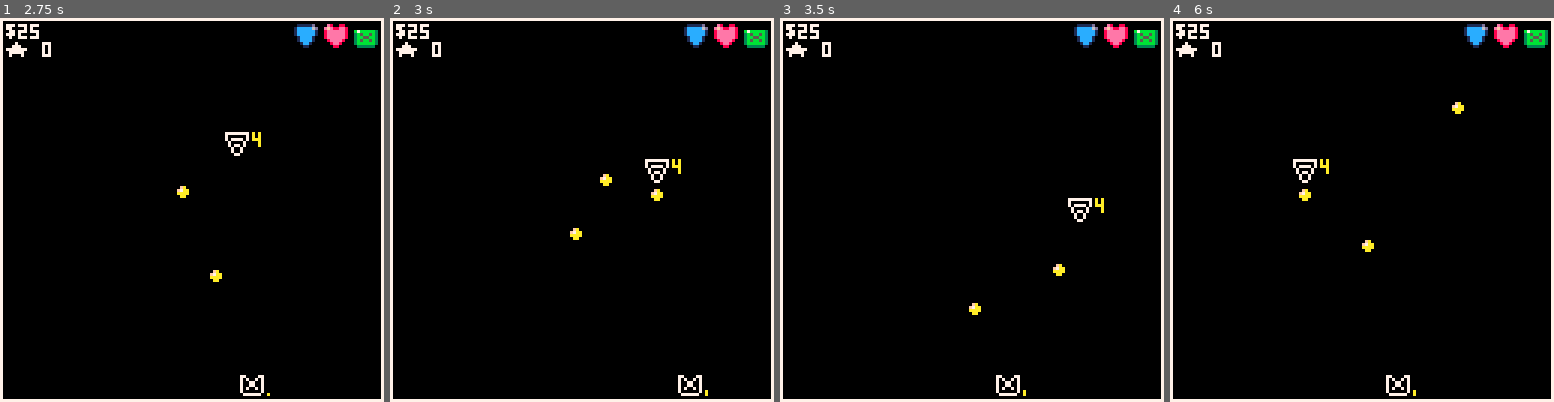
Above: before the commit, frames 1-4 (left to right).
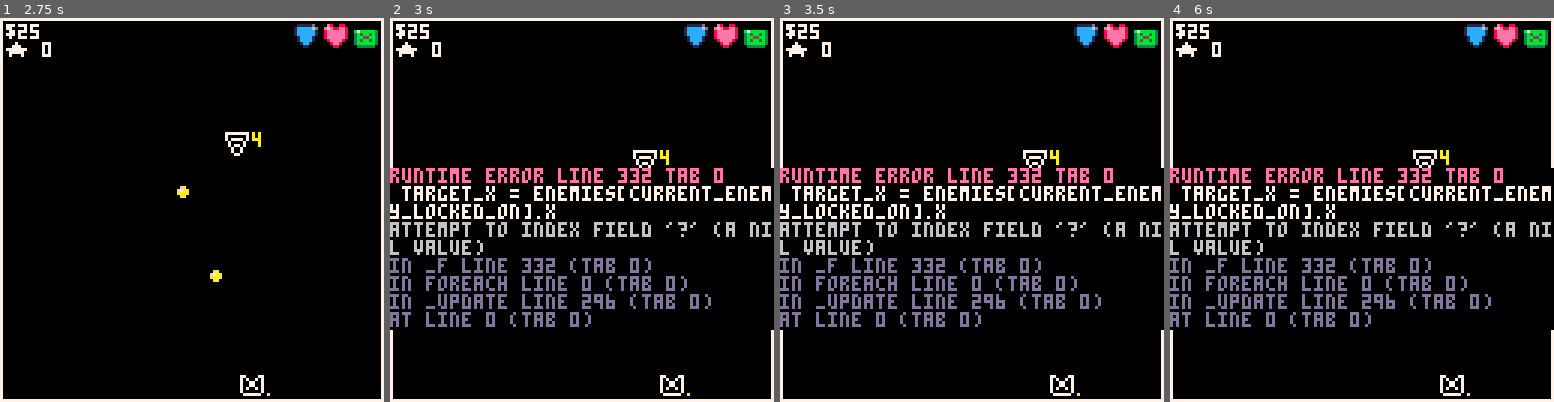
Above: after the commit, the same moments.

Repository: NinetiesPaul/Orion-s-Defender
Game: PICO-8 cartridge orionsdefender.p8
The game is run twice, just before and just after one commit, with the same random seed, the same clock (stepped at 60 frames per second) and the same inputs.
Inputs:
- Up to frame 1 (2.75 s): tap X (X key) at 0.33, 1.07, 1.85 s; tap O (Z key) at 0.7, 1.7, 2.1, 2.5 s; hold Right 1.6-2.1 s; hold Up 2.15-2.42 s; hold Right from 2.47 s (still down)
- Up to frame 2 (3 s): keep holding Right; tap O (Z key) at 2.9 s; tap X (X key) at 2.97 s
- Up to frame 3 (3.5 s): release Right at 3.03 s; hold Left from 3.08 s (still down); tap O (Z key) at 3.3 s
- Up to frame 4 (6 s): release Left at 3.58 s; hold Down 3.63-3.97 s; tap O (Z key) every 0.4 s from 3.7 to 5.7 s; hold Right 4.02-4.68 s; tap X (X key) at 4.08, 5.2 s; hold Up 4.73-5.03 s; hold Left 5.08-5.68 s; hold Down from 5.73 s (still down)

Frame 1 is identical in both runs. In frame 2, 11% of the frame differs, in the area x 0-100%, y 34-99%; in frame 3, 11%; in frame 4, 11%, in the area x 0-100%, y 21-99%.
Error after the commit: runtime error line 332 tab 0; target_x = enemies[current_enemy_locked_on].x; attempt to index field '?' (a nil value)

Commit message:
missile logic

Diff:
--- a/orionsdefender.p8
+++ b/orionsdefender.p8
@@ -6,9 +6,6 @@
 function _init()
 	-- encounters variable
 	encounters = {}
-	-- 3 police
-	-- 3 random civilian
-	-- quests (ransom, kidnap, help raid, avoid raid)
 	types = {
 		1, -- battle pirate
 		2 -- store
@@ -70,6 +67,13 @@
 	bullet_cooldown = 0
 	bullet_cooldown_rate = cooldown_lvls[current_stat_cooldown_lvl]
 	bullets = {}
+	missile_mode = false
+	current_enemy_locked_on = null
+	missile_available = true
+	missile_damage = 3
+	missile_cooldown = 0
+	missile_n = 2
+	missile_max_capacity = 5
 	warned = true
 	random_factor = 0.95
 	collateral_type =
@@ -152,6 +156,7 @@
 	}
 	enemies = {}
 	enemy_bullets = {}
+	missiles = {}
 	explosions = {}
 	warnings = {}
 	positions = {
@@ -179,16 +184,15 @@
 
 	if current_view == 2 then -- battle
 		draw_ui()
-		if (clock % 5 == 0 and ship_spr == 033) ship_spr = 017
-		if (count(warnings) == 0) create_enemy_bullet()
+		draw_cooldown()
+		if (count(warnings) == 0) foreach(enemies, create_enemy_bullet)
 
 		spr(ship_spr,ship_x,ship_y)
-
-		draw_cooldown()
 		foreach(enemies, draw_enemy)
 		foreach(enemy_bullets, draw_enemy_bullet)
 		foreach(bullets, draw_bullet)
-		foreach(explosions, exploding_draw)
+		foreach(missiles, draw_missile)
+		foreach(explosions, draw_explosion)
 		foreach(warnings, print_warning)
 	end
 
@@ -211,6 +215,7 @@
 		print("upgrade armor -- $" .. next_armor_upgrade_cost, 10, 64)
 		print("upgrade gun damage -- $" .. next_gun_upgrade_cost, 10, 72)
 		print("upgrade gun cooldown -- $" .. next_cooldown_upgrade_cost, 10, 80)
+		print("buy missile -- $7", 10, 88)
 
 		if (clock % 90 == 0) shop_last_bought = ""
 		print(shop_last_bought, 10, 22)
@@ -281,7 +286,7 @@
 
 	if current_view == 2 then
 		if (count(enemies) == 0)	start_battle()
-		if (count(warnings) == 0) then
+		if count(warnings) == 0 then
 			fire()
 			foreach(enemies, move_enemy)
 			foreach(bullets, move_bullet)
@@ -289,10 +294,19 @@
 			foreach(explosions, animate_explosion)
 		end
 		foreach(warnings, move_warning)
+
+		if (missile_mode) missile_ui()
+		foreach(missiles, move_missile)
+		if missile_available == false then
+			missile_cooldown += 1
+			if missile_cooldown % 90 == 0 then
+				missile_available = true
+				missile_cooldown = 0
+			end
+		end
 	end
 
 	if current_view == 3 then
-		warned = true
 		rewards()
 	end
 
@@ -310,6 +324,33 @@
 
 	if current_view != 1 then
 		encounters = {}
+	end
+end
+
+function draw_missile(m)
+	spr(016,m.x,m.y)
+end
+
+function move_missile(m)
+	target_x = enemies[current_enemy_locked_on].x
+	target_y = enemies[current_enemy_locked_on].y
+
+	angle = atan2(target_x - m.x, target_y - m.y)
+	m.x += cos(angle) * m.v
+	m.y += sin(angle) * m.v
+
+	if m.x >= target_x and
+	m.x <= target_x+8 and
+	m.y >= target_y-2 and
+	m.y <= target_y+6 then
+		sfx(04)
+		e = enemies[current_enemy_locked_on]
+		e.health -= m.damage
+		del(missiles, m)
+		if e.health <= 0 then
+			current_enemy_locked_on = 1
+			destroy_enemy(e)
+		end
 	end
 end
 
@@ -340,7 +381,7 @@
 	if (armor/current_max_armor > 0.50 and armor/current_max_armor < 1) armor_spr = 020
 	if (armor/current_max_armor > 0.25 and armor/current_max_armor < 0.50) armor_spr = 036
 	if (armor/current_max_armor < 0.25) armor_spr = 052
-	if (armor/current_max_armor <= 0) armor_spr = 016
+	if (armor/current_max_armor <= 0) armor_spr = 049
 end
 
 function create_warning(msg, e)
@@ -377,6 +418,7 @@
 		enemy.to_x = 0
 		enemy.to_y = 0
 		enemy.moving = false
+		enemy.locked_on = false
 
 		enemy.fire = true
 		enemy.collateral = false
@@ -413,7 +455,7 @@
 	end
 end
 
-function exploding_draw(exp)
+function draw_explosion(exp)
 	if exp.stage < 4 then
 		if (exp.stage == 2)	exp.spr = 055
 		if (exp.stage == 3)	exp.spr = 056
@@ -484,6 +526,11 @@
 	encounters = {}
 	explosions = {}
 	warnings = {}
+	missiles = {}
+	missile_available = true
+	missile_cooldown = 0
+	missile_mode = false
+	warned = true
 end
 
 function draw_ui()
@@ -516,9 +563,9 @@
 	if (threat_x == 2) update = 3
 	if (threat_x == 3) update = 2
 
-	if (clock % update == 0) then
+	if clock % update == 0 then
 		threat_y += 1
-		if(threat_y > 3) threat_y = 1
+		if (threat_y > 3) threat_y = 1
 	end
 
 	spr(threat_level_sprs[threat_x][threat_y],2,118)
@@ -564,7 +611,7 @@
 		end
 	end
 
-	if (e.y >= 128) then
+	if e.y >= 128 then
 		del(encounters,e)
 	end
 end
@@ -586,12 +633,12 @@
 -- player
 
 function fire()
-	if bullet_cooldown == 0 then
-		if warned == false then
-			sfx(03)
-			warned = true
-		end
-		if btnp(4) then
+	if warned == false then
+		sfx(03)
+		warned = true
+	end
+	if btnp(4) then
+		if missile_mode == false and bullet_cooldown == 0 then
 			local bullet = {}
 			bullet.x = ship_x
 			bullet.y = ship_y - 8
@@ -601,16 +648,55 @@
 			warned = false
 			sfx(07)
 			add(bullets, bullet)
-		end
-	else
-		if clock % 30 == 0 and bullet_cooldown != 0 then
-			bullet_cooldown -= 1
-		end
+		else
+			if missile_available == true and missile_n > 0 then
+				local missile = {}
+				missile.x = ship_x
+				missile.y =ship_y - 8
+				missile.v = 4
+				missile.damage = missile_damage
+				add(missiles, missile)
+				missile_available = false
+				missile_n -= 1
+			end
+		end
+	end
+	if btnp(5) then
+		if missile_mode == false then
+			missile_mode = true
+		else
+			for e in all (enemies) do
+				e.locked_on = false
+			end
+			missile_mode = false
+		end
+	end
+	if clock % 30 == 0 and bullet_cooldown != 0 then
+		bullet_cooldown -= 1
 	end
 end
 
 function draw_bullet(b)
 	spr(b.spr,b.x,b.y)
+end
+
+function missile_ui()
+	if (current_enemy_locked_on == null) current_enemy_locked_on = 1
+	last_enemy = count(enemies)
+
+	if btnp(2) then
+		enemies[current_enemy_locked_on].locked_on = false
+		current_enemy_locked_on += 1
+		if (current_enemy_locked_on > last_enemy) current_enemy_locked_on = 1
+	end
+
+	if btnp(3) then
+		enemies[current_enemy_locked_on].locked_on = false
+		current_enemy_locked_on -= 1
+		if (current_enemy_locked_on <= 0) current_enemy_locked_on = last_enemy
+	end
+
+	enemies[current_enemy_locked_on].locked_on = true
 end
 
 function move_bullet(b)
@@ -623,7 +709,7 @@
 		e.y <= b.y+6
 		then
 			damage = bullet_damage
-			if (rnd() > random_factor) then
+			if rnd() > random_factor then
 				damage = damage + (flr(rnd(2)) + 1)
 				create_warning("critical\ndamage!", e)
 			end
@@ -648,29 +734,30 @@
 			sfx(04)
 			del(bullets,b)
 
-			if (e.health <= 0) then
-				for el in all(enemy_list) do
-					if e.spr == el.spr_ok then
-						el.n_destroyed += 1
-
-						if el.n_destroyed % 5 == 0 then
-							if (el.knowledge_level == 0) el.knowledge_level = 0.100
-							if (el.knowledge_level == 0.100) el.knowledge_level = 0.200
-							if (el.knowledge_level == 0.200) el.knowledge_level = 0.300
-						end
-					end
-				end
-
-				score += e.score
-				battle_rewards += flr(10 + (e.reward * (difficulty/2)))
-				del(enemies,e)
-				create_explosion(e.x,e.y)
-				sfx(05)
-			end
-
-			if (count(enemies) == 0) current_view = views[3]
-		end
-	end
+			if (e.health <= 0) destroy_enemy(e)
+		end
+	end
+end
+
+function destroy_enemy(e)
+	for el in all(enemy_list) do
+		if e.spr == el.spr_ok then
+			el.n_destroyed += 1
+
+			if el.n_destroyed % 5 == 0 then
+				if (el.knowledge_level == 0) el.knowledge_level = 0.100
+				if (el.knowledge_level == 0.100) el.knowledge_level = 0.200
+				if (el.knowledge_level == 0.200) el.knowledge_level = 0.300
+			end
+		end
+	end
+
+	score += e.score
+	battle_rewards += flr(10 + (e.reward * (difficulty/2)))
+	del(enemies,e)
+	create_explosion(e.x,e.y)
+	sfx(05)
+	if (count(enemies) == 0) current_view = views[3]
 end
 
 function create_explosion(ex,ey)
@@ -701,8 +788,6 @@
 function move()
 	if (btn(1) and ship_x < 120) ship_x+=2
 	if (btn(0) and ship_x > 0) ship_x-=2
-	--if (btn(2) and ship_y > 0) ship_y-=2
-	--if (btn(3) and ship_y < 120) ship_y+=2
 end
 
 function start()
@@ -719,22 +804,20 @@
 -->8
 -- enemies
 
-function create_enemy_bullet()
-	for e in all(enemies) do
-		if e.fire == true and e.collateral != 3 then
-			e.fire = false
-			local enemy_bullet = {}
-			enemy_bullet.x = e.x
-			enemy_bullet.y = e.y+8
-			enemy_bullet.angle = atan2(ship_x - e.x, ship_y - e.y)
-			enemy_bullet.damage = e.damage
-			enemy_bullet.v = e.shot_v
-			enemy_bullet.aimless = (e.collateral == 2) and true or false
-			sfx(08)
-			add(enemy_bullets,enemy_bullet)
-		else
-			if (clock % e.cdr == 0) e.fire = true
-		end
+function create_enemy_bullet(e)
+	if e.fire == true and e.collateral != 3 then
+		e.fire = false
+		local enemy_bullet = {}
+		enemy_bullet.x = e.x
+		enemy_bullet.y = e.y+8
+		enemy_bullet.angle = atan2(ship_x - e.x, ship_y - e.y)
+		enemy_bullet.damage = e.damage
+		enemy_bullet.v = e.shot_v
+		enemy_bullet.aimless = (e.collateral == 2) and true or false
+		sfx(08)
+		add(enemy_bullets,enemy_bullet)
+	else
+		if (clock % e.cdr == 0) e.fire = true
 	end
 end
 
@@ -747,11 +830,10 @@
 	eb.y >= ship_y-4 and
 	eb.y <= ship_y+6 then
 		del(enemy_bullets,eb)
-		ship_spr = 033
 		sfx(06)
 
 		if (armor == 0) health-=eb.damage
-		if (armor > 0) then
+		if armor > 0 then
 			armor-=eb.damage
 			if (armor < 0) armor = 0
 		end
@@ -788,6 +870,7 @@
 function draw_enemy(e)
 	spr(e.spr,e.x,e.y)
 	print(e.health,e.x + 9,e.y, 10)
+	if (e.locked_on) rect(e.x-2,e.y-2,e.x+9,e.y+9,8)
 end
 
 function draw_enemy_bullet(eb)
@@ -933,9 +1016,26 @@
 			end
 		end
 
-	end
-
-	if btnp(3) and shop_selector_pos < 7 then
+		if shop_selector_pos == 8 then
+			if missile_n < missile_max_capacity then
+				if scraps >= 7 then
+					sfx(01)
+					scraps -= 7
+					missile_n += 1
+					shop_last_bought = "missile bought"
+				else
+					sfx(00)
+					shop_last_bought = "not enough scrap"
+				end
+			else
+				sfx(00)
+				shop_last_bought = "missiles maxed out"
+			end
+		end
+
+	end
+
+	if btnp(3) and shop_selector_pos < 8 then
 		sfx(02)
 		shop_selector_y += 8
 		shop_selector_pos += 1
@@ -964,26 +1064,26 @@
 00000000000000000000000000088000000110000333333000333300003333000033330007000070007007000700007000077000000000000000000000000000
 00000000000000000000000000000000000000000000000000999900009999000099990000888800000880000888888088888888000000000000000000000000
 0000000077000077000000000000000000000000000000000a7aaa900a7aaa900a7aaa9008000080088008808000000880000008000000000000000000000000
-0000000070700707999999908eeeeee81cccccc1b7bbbbb397aaaaa997aaaaa997a77aa980888808808008088088880880888808000000000000000000000000
-000000007007700709aaaaa98eeeeee81cccccc13b5bb5b39aaaaaa99aa77aa99a7aa7a980000008800880088080080808000080000000000000000000000000
-000000007007700709aaaaa98eeeeee801cccc103bb55bb39aaaaaa99aa77aa99a7aa7a980800808800000088008800808088080000000000000000000000000
-00000000707007079999999008eeee8001cccc103b5bb5b39aaaaaa99aaaaaa99aa77aa908088080080000808008800800800800000000000000000000000000
+000e800070700707999999908eeeeee81cccccc1b7bbbbb397aaaaa997aaaaa997a77aa980888808808008088088880880888808000000000000000000000000
+00e788007007700709aaaaa98eeeeee81cccccc13b5bb5b39aaaaaa99aa77aa99a7aa7a980000008800880088080080808000080000000000000000000000000
+008888007007700709aaaaa98eeeeee801cccc103bb55bb39aaaaaa99aa77aa99a7aa7a980800808800000088008800808088080000000000000000000000000
+00088000707007079999999008eeee8001cccc103b5bb5b39aaaaaa99aaaaaa99aa77aa908088080080000808008800800800800000000000000000000000000
 000000007000000700000000008ee800001cc1003bbbbbb309aaaa9009aaaa9009aaaa9080800808080880800880088000800800000000000000000000000000
 00000000077777700000000000088000000110000333333000999900009999000099990008000080008008000800008000088000000000000000000000000000
 00000000000000000000000000000000000000000000000000222200002222000022220000000000000000000000000000000000000000000000000000000000
 00000000880000880000000000000000000000000000000008e8882008e8882008e8882000000000000000000000000000000000000000000000000000000000
-0000000080800808000000000000000000000000000000002e8888822e8888822e8ee88200000000000000000000000000000000000000000000000000000000
-00000000800880080999999900000000000000000000000028888882288ee88228e88e8200000000000000000000000000000000000000000000000000000000
-0000000080088008099999998eeeeee801cccc103bb55bb328888882288ee88228e88e8200000000000000000000000000000000000000000000000000000000
-00000000808008080000000008eeee8001cccc103b5bb5b32888888228888882288ee88200000000000000000000000000000000000000000000000000000000
+000d500080800808000000000000000000000000000000002e8888822e8888822e8ee88200000000000000000000000000000000000000000000000000000000
+00d75500800880080999999900000000000000000000000028888882288ee88228e88e8200000000000000000000000000000000000000000000000000000000
+0055550080088008099999998eeeeee801cccc103bb55bb328888882288ee88228e88e8200000000000000000000000000000000000000000000000000000000
+00055000808008080000000008eeee8001cccc103b5bb5b32888888228888882288ee88200000000000000000000000000000000000000000000000000000000
 000000008000000800000000008ee800001cc1003bbbbbb302888820028888200288882000000000000000000000000000000000000000000000000000000000
 00000000088888800000000000088000000110000333333000222200002222000022220000000000000000000000000000000000000000000000000000000000
 00000000000000000000000000000000000000000000000000000000000000000099990000999900009099000090990000900900000000000000000000000000
 000000000000000000000000000000000000000000000000000000000099990009aaaa900999aa900999aa900999aa9009090090000000000000000000000000
-00000000000e8000000000000000000000000000000000000009900009a99a909aaaaaa999aa99a999a999a999a0990990000909000000000000000000000000
-0000000000e788000000000000000000000000000000000000999900099aa9909aaaaaa999aaaaa9999a99a99900900990000009000000000000000000000000
-00000000008888000000000000000000000000000000000000999900099aa9909aaaaaa999a999a9099999000909900000000000000000000000000000000000
-0000000000088000000000000000000000000000000000000009900009a99a909aaaaaa999aa9aa9900909999009009990000099000000000000000000000000
+000c100000000000000000000000000000000000000000000009900009a99a909aaaaaa999aa99a999a999a999a0990990000909000000000000000000000000
+00c71100000000000000000000000000000000000000000000999900099aa9909aaaaaa999aaaaa9999a99a99900900990000009000000000000000000000000
+00111100000000000000000000000000000000000000000000999900099aa9909aaaaaa999a999a9099999000909900000000000000000000000000000000000
+0001100000000000000000000000000000000000000000000009900009a99a909aaaaaa999aa9aa9900909999009009990000099000000000000000000000000
 000000000000000000000000008ee800001cc1003bbbbbb3000000000099990009aaaa9009999a90099909900990009009000090000000000000000000000000
 00000000000000000000000000088000000110000333333000000000000000000099990000999900000909000009090000090900000000000000000000000000
 00000000000000000000077777700000000000000000000000000033b00000000000000000000000000000000000000000000000000000000000000000000000
